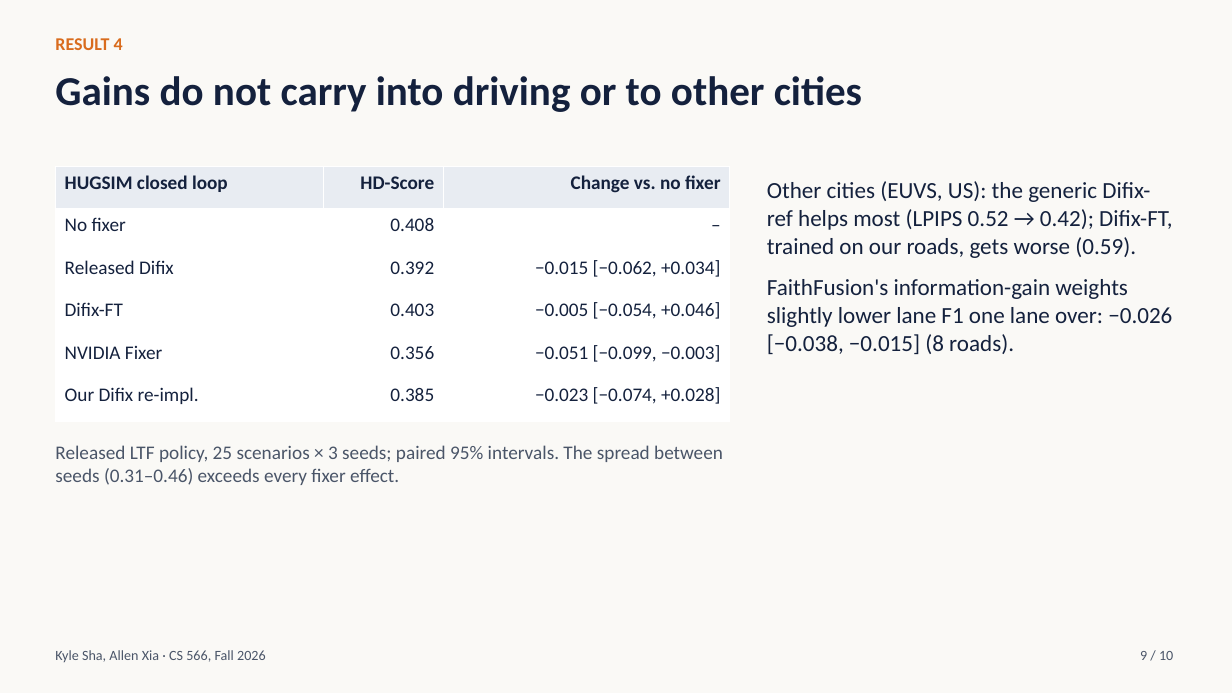
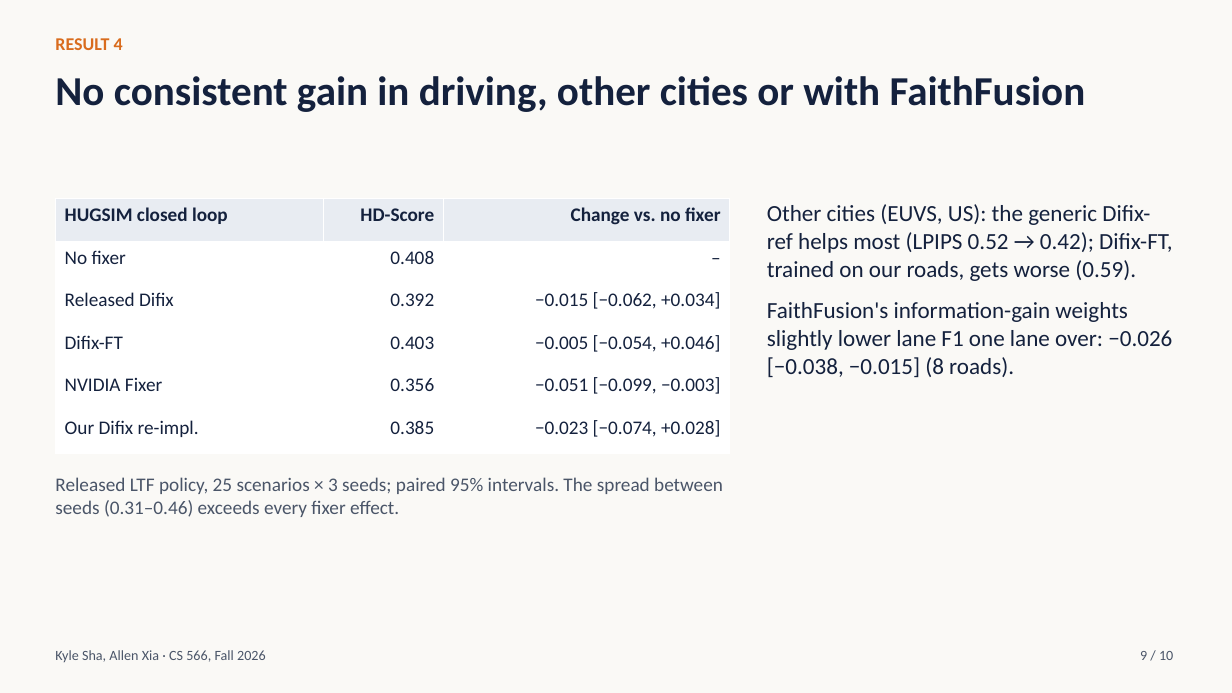
Before and after one commit to ksha23/cs566-drive-sim, a slide deck: slide 9 of docs/cs566_drive_sim_talk.pptx. Drawn at 1232x693 pixels with LibreOffice and Linux fonts; fonts in the diff are those of the drawing. Boxes give left, top, right and bottom in pixels: in the first picture for what was removed or moved away, otherwise in the second. Text is boxed around its words. In the diff, an @@ line names an element or a change of style, - is before the commit and + after.

```diff
--- a/docs/cs566_drive_sim_talk.pptx
+++ b/docs/cs566_drive_sim_talk.pptx
@@ text at <box>55,76,1086,112</box>: text changed @@
-Gains do not carry into driving or to other cities
+No consistent gain in driving, other cities or with FaithFusion
@@ table: place and size @@
-table at <box>55,166,730,421</box>
+table at <box>55,199,730,454</box>
@@ text "Other cities (EUVS, US): the ...": place and size @@
-text "Other cities (EUVS, US): the ..." at <box>767,181,1172,354</box>
+text "Other cities (EUVS, US): the ..." at <box>767,204,1172,377</box>
@@ text "Released LTF policy, 25 scenarios ...": place and size @@
-text "Released LTF policy, 25 scenarios ..." at <box>55,445,723,485</box>
+text "Released LTF policy, 25 scenarios ..." at <box>55,477,723,517</box>
```
Also in this commit, not shown: 2 other slides changed, 5 other files.
